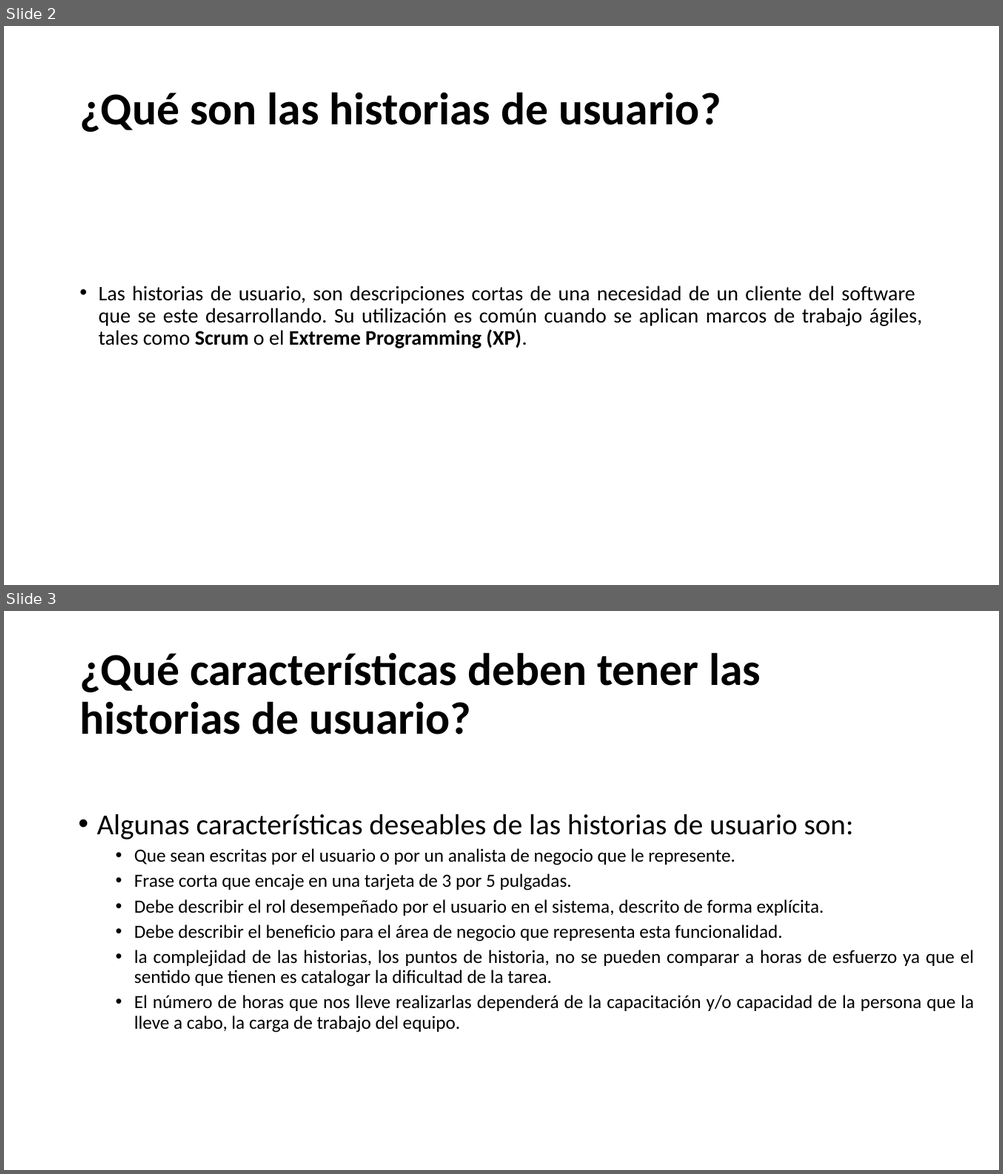
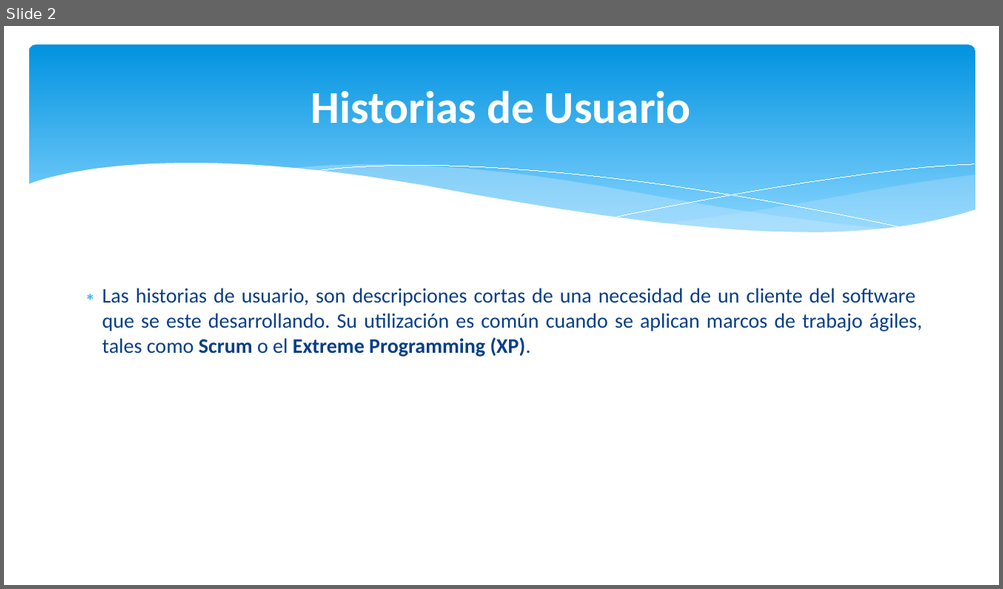
Before and after one commit to JulianAguilar/Equipo6AdminProy, a slide deck: Exposiciones/Puntos por historia de usuarioHVG.pptx. Shown one above the other, each under a label of ours: slides 2 and 3 before the commit, slide 2 after it. The pictures are 1003x1174 and 1003x589 pixels, drawn with LibreOffice and Linux fonts; fonts in the diff are those of the drawing. Boxes give left, top, right and bottom in pixels: in the first picture for what was removed or moved away, otherwise in the second. Text is boxed around its words. In the diff, an @@ line names an element or a change of style, - is before the commit and + after.

```diff
--- a/Exposiciones/Puntos por historia de usuarioHVG.pptx
+++ b/Exposiciones/Puntos por historia de usuarioHVG.pptx
@@ slide 3 removed at (4,611,999,1170), background #FFFFFF @@
@@ title removed at (79,652,761,735) @@
-¿Qué características deben tener las historias de usuario?
@@ text removed at (97,814,973,1033) @@
-• Algunas características deseables de las historias de usuario son:
-  • Que sean escritas por el usuario o por un analista de negocio que le represente.
-  • Frase corta que encaje en una tarjeta de 3 por 5 pulgadas.
-  • Debe describir el rol desempeñado por el usuario en el sistema, descrito de forma explícita.
-  • Debe describir el beneficio para el área de negocio que representa esta funcionalidad.
-  • la complejidad de las historias, los puntos de historia, no se pueden comparar a horas de esfuerzo ya que el sentido que tienen es catalogar la dificultad de la tarea.
-  • El número de horas que nos lleve realizarlas dependerá de la capacitación y/o capacidad de la persona que la lleve a cabo, la carga de trabajo del equipo.
@@ slide 2 changed as well @@
@@ rounded rectangle added at (28,44,975,246), fill gradient #0293E0 to #83D3FE @@
@@ title at (311,91,691,124): text changed; text colour #000000 to #FFFFFF @@
-¿Qué son las historias de usuario?
+Historias de Usuario
@@ group added at (27,164,976,272): 5 freeform shapes @@
@@ text "Las historias de usuario, son ..." at (102,288,922,357): text colour #000000 to #073E87; bullet • to ∗; line spacing 0.9 to 1; less space between paragraphs @@
```
Also in this commit, not shown: 8 other slides changed, 3 slides added, 6 other slides removed.
